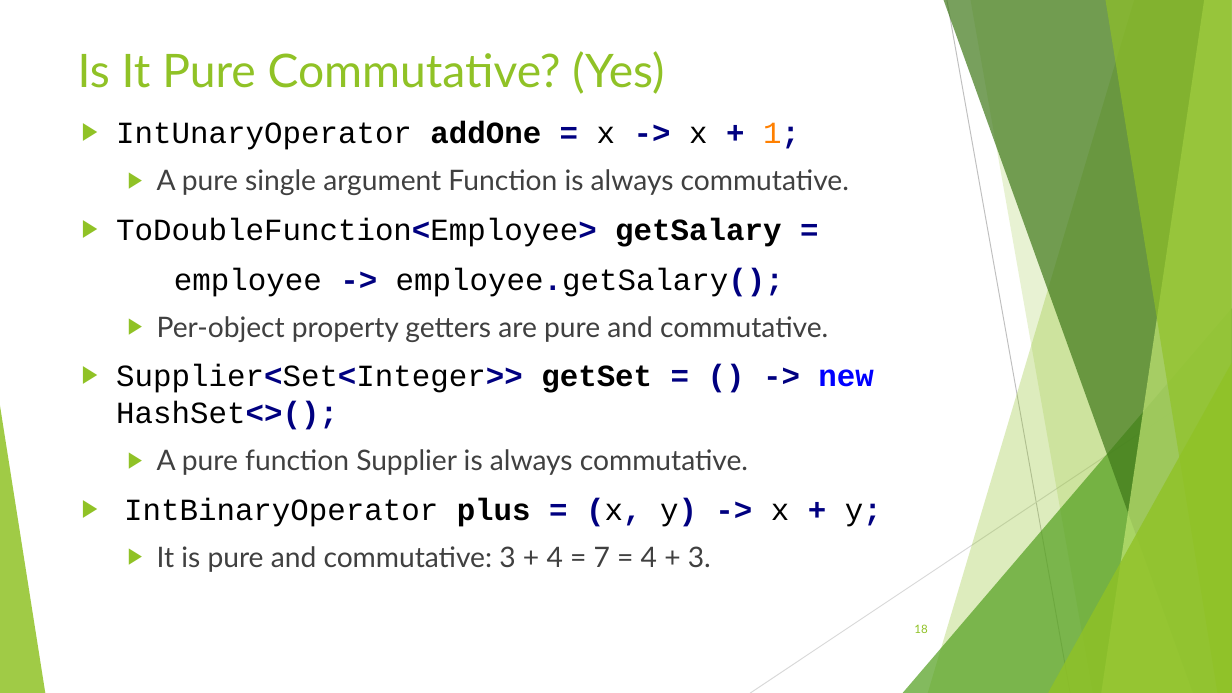
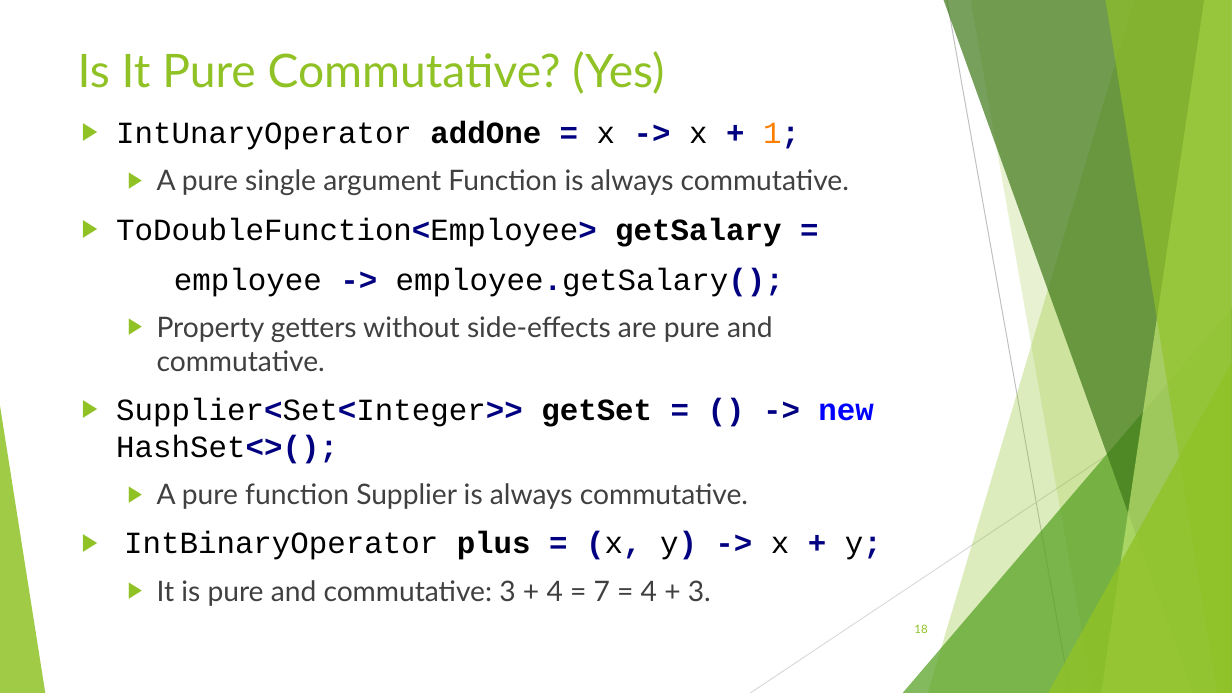
Before and after one commit to RichardRoda/2017-CodePaLOUsa-Lambda, a slide deck: slide 18 of Learning to Love the Lambda in the Stream.pptx. Drawn at 1232x693 pixels with LibreOffice and Linux fonts; fonts in the diff are those of the drawing. Boxes give left, top, right and bottom in pixels: in the first picture for what was removed or moved away, otherwise in the second. Text is boxed around its words. In the diff, an @@ line names an element or a change of style, - is before the commit and + after.

```diff
--- a/Learning to Love the Lambda in the Stream.pptx
+++ b/Learning to Love the Lambda in the Stream.pptx
@@ text at (157, 316, 773, 371): text changed @@
-  ▶ Per-object property getters are pure and commutative.
+  ▶ Property getters without side-effects are pure and commutative.
```
Also in this commit, not shown: 14 other slides changed, 1 other file.
